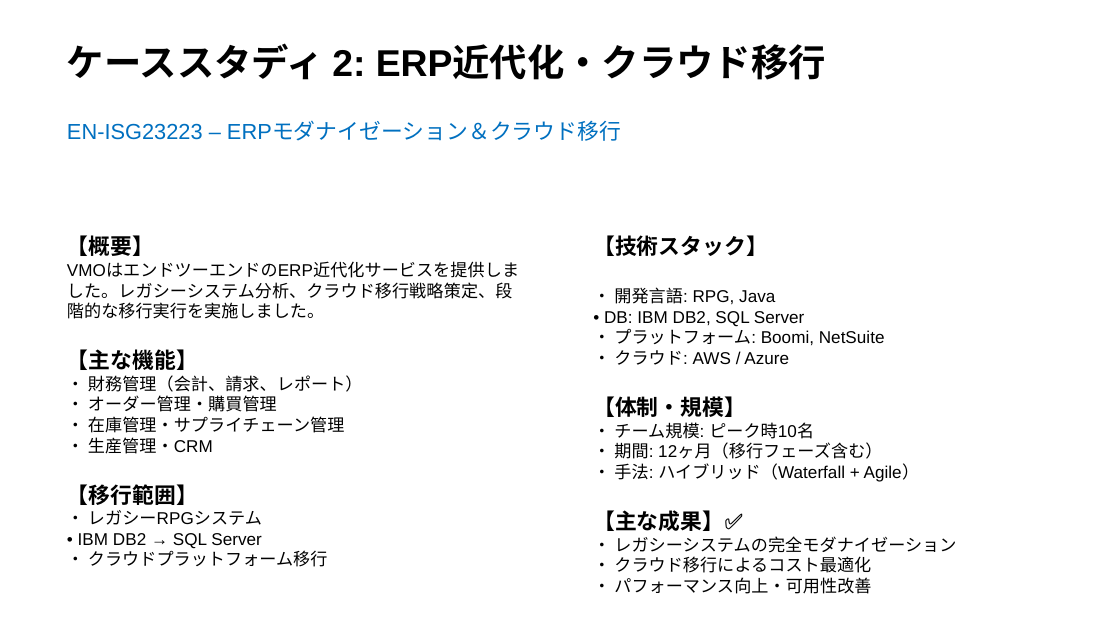
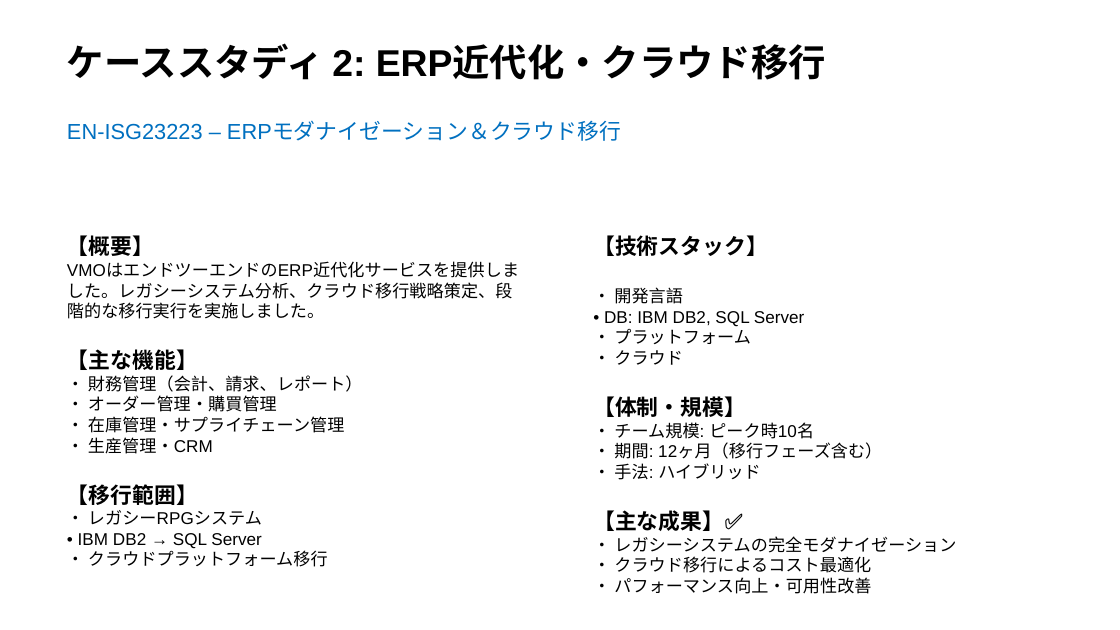
Before and after one commit to sslakd/Utility-app, a slide deck: slide 31 of Fujifilm_ODC_Proposal_JP.pptx. Drawn at 1120x630 pixels with LibreOffice and Linux fonts; fonts in the diff are those of the drawing. Boxes give left, top, right and bottom in pixels: in the first picture for what was removed or moved away, otherwise in the second. Text is boxed around its words. In the diff, an @@ line names an element or a change of style, - is before the commit and + after.

```diff
--- a/Fujifilm_ODC_Proposal_JP.pptx
+++ b/Fujifilm_ODC_Proposal_JP.pptx
@@ text at [614, 287, 683, 304]: text changed @@
-• 開発言語: RPG, Java
+• 開発言語
@@ text at [614, 326, 751, 365]: text changed @@
-• プラットフォーム: Boomi, NetSuite
-• クラウド: AWS / Azure
+• プラットフォーム
+• クラウド
@@ text at [614, 463, 761, 480]: text changed @@
-• 手法: ハイブリッド（Waterfall + Agile）
+• 手法: ハイブリッド
```
Also in this commit, not shown: 20 other slides changed, 1 slide added, 1 slide removed.
